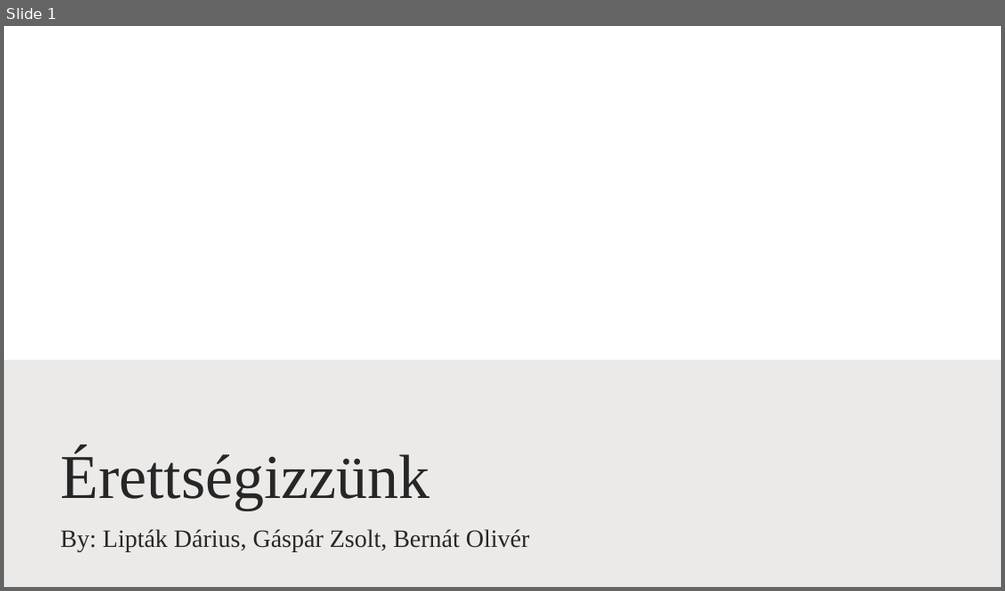
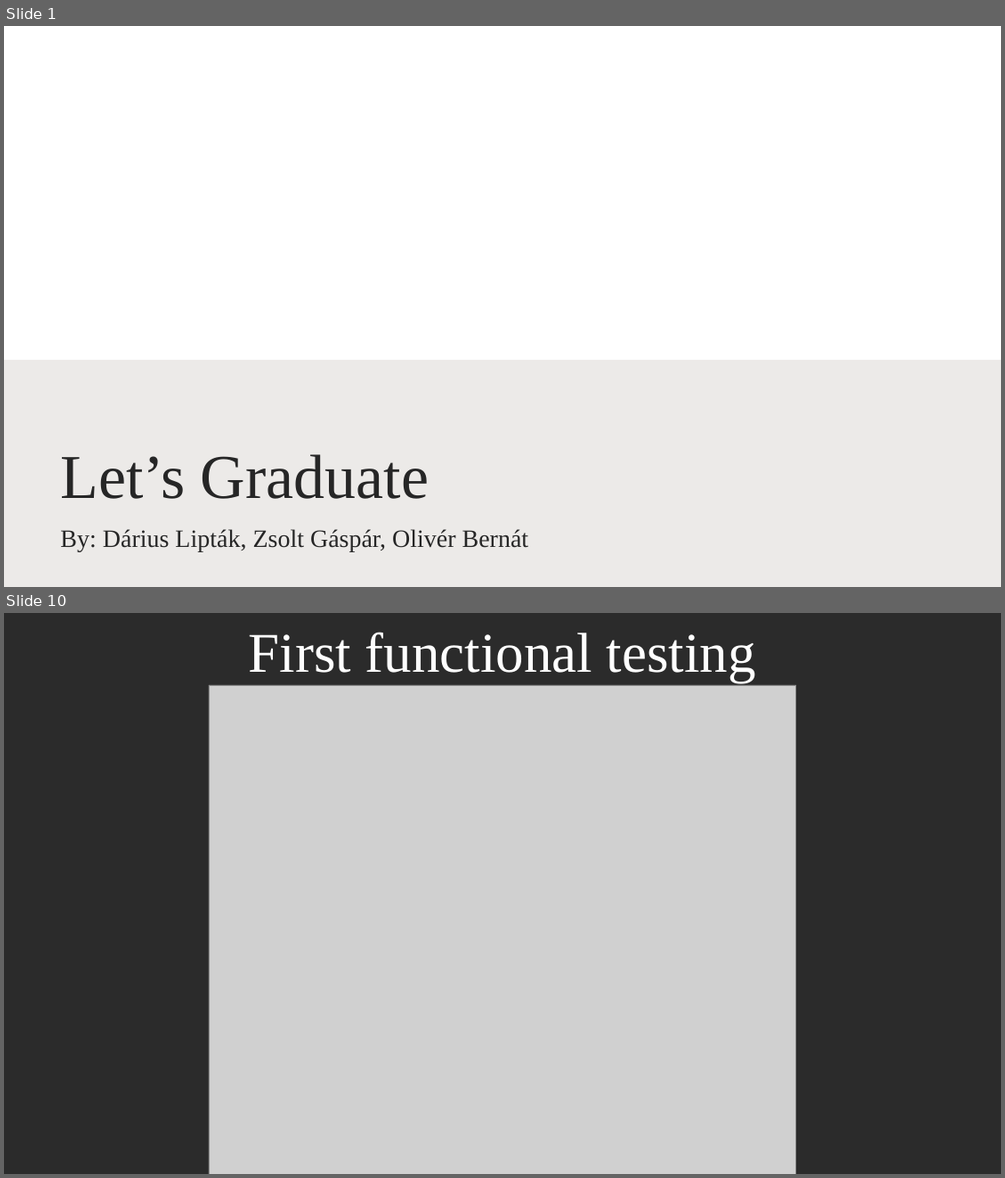
Before and after one commit to zsolti6/Erettsegizzunk, a slide deck: erettsegizzunk.pptx. Shown one above the other, each under a label of ours: slide 1 before the commit, slides 1 and 10 after it; the slides between them are not shown. The pictures are 1005x591 and 1005x1178 pixels, drawn with LibreOffice and Linux fonts; fonts in the diff are those of the drawing; grey boxes stand for pictures; background and template pictures are left out; a plain dark background stands for a picture behind light text. Boxes give left, top, right and bottom in pixels: in the first picture for what was removed or moved away, otherwise in the second. Text is boxed around its words. In the diff, an @@ line names an element or a change of style, - is before the commit and + after.

```diff
--- a/erettsegizzunk.pptx
+++ b/erettsegizzunk.pptx
@@ slide 10 added at (4,613,1001,1174), background picture (left out) @@
@@ title added at (249,632,756,683), 54 pt, text #FFFFFF @@
+First functional testing
@@ picture added at (209,685,797,1174) @@
@@ slide 1 changed as well @@
@@ title at (60,454,429,499): text changed @@
-Érettségizzünk
+Let’s Graduate
@@ subtitle at (60,529,529,551): text changed @@
-By: Lipták Dárius, Gáspár Zsolt, Bernát Olivér
+By: Dárius Lipták, Zsolt Gáspár, Olivér Bernát
```
Also in this commit, not shown: 3 other slides changed, 6 other slides added, 13 slides removed, 2 other files.
